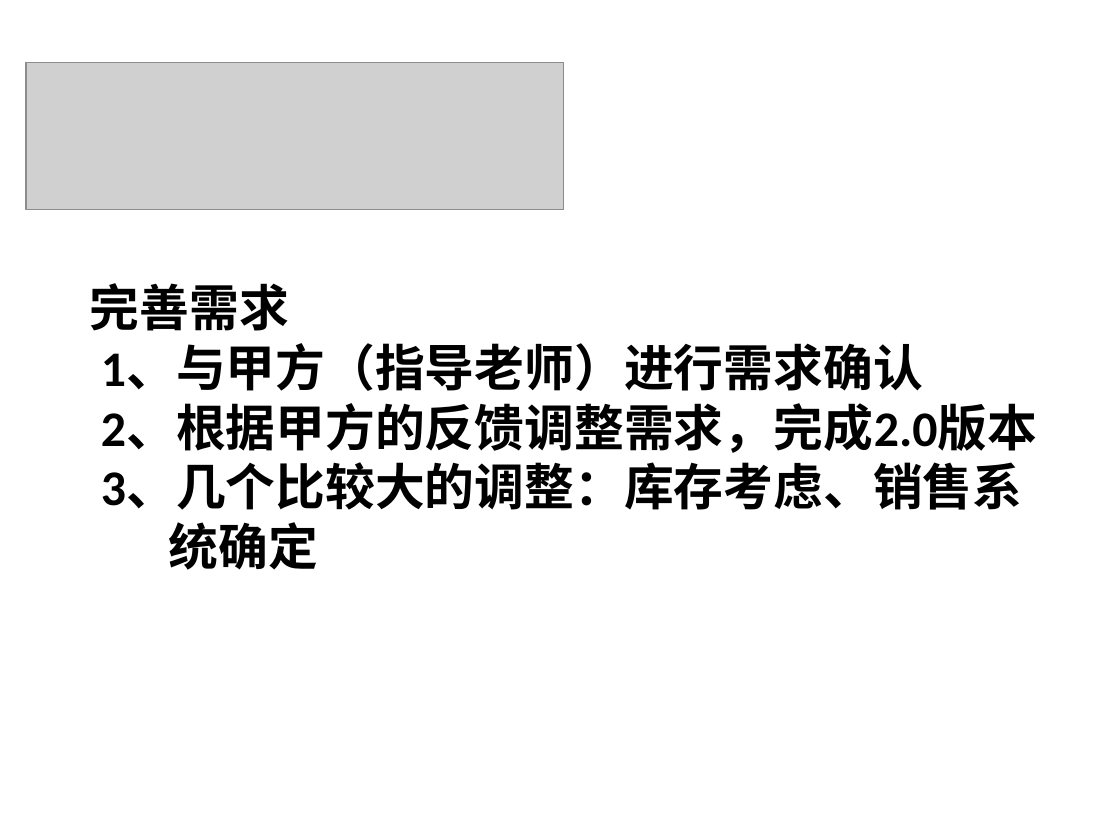
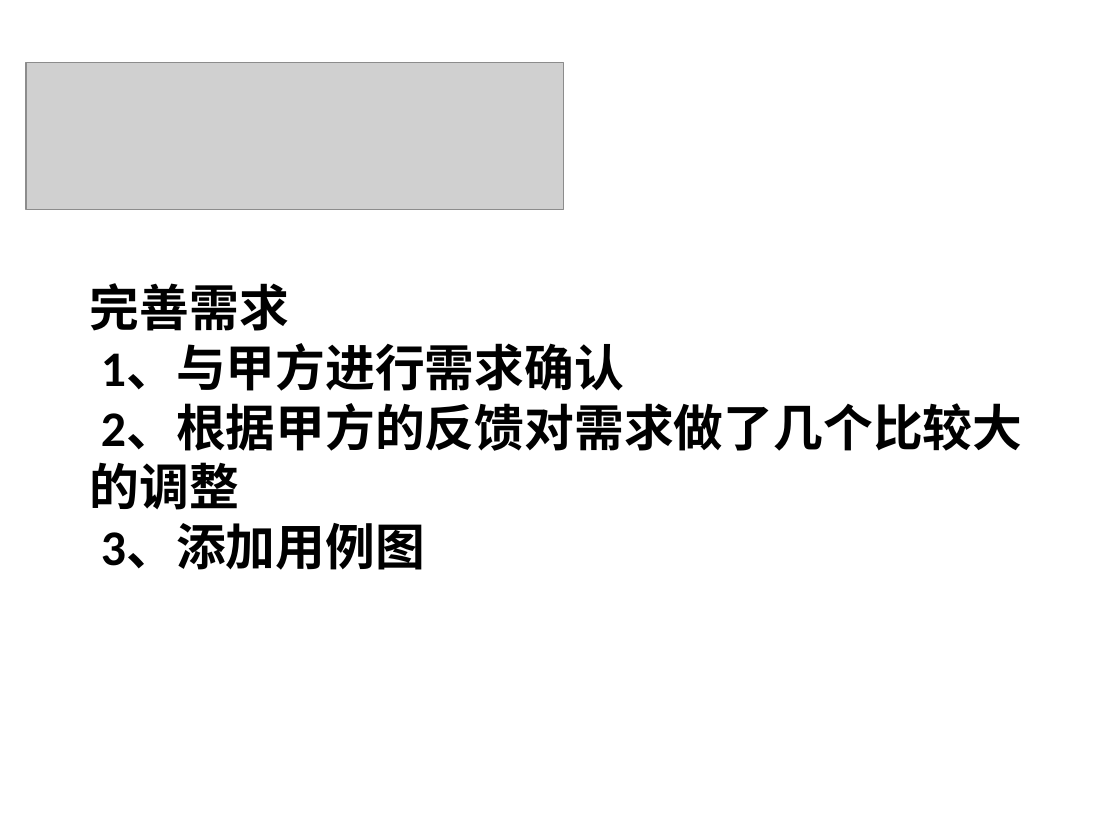
Before and after one commit to yaxing/sherry-forus, a slide deck: slide 2 of 项目相关文档/Sherry/项目监控/项目进展报告/项目报告_2009-10-21_Forus.ppt. Drawn at 1120x840 pixels with LibreOffice and Linux fonts; fonts in the diff are those of the drawing; grey boxes stand for pictures; background and template pictures are left out. Boxes give left, top, right and bottom in pixels: in the first picture for what was removed or moved away, otherwise in the second. Text is boxed around its words. In the diff, an @@ line names an element or a change of style, - is before the commit and + after.

```diff
--- a/项目相关文档/Sherry/项目监控/项目进展报告/项目报告_2009-10-21_Forus.ppt
+++ b/项目相关文档/Sherry/项目监控/项目进展报告/项目报告_2009-10-21_Forus.ppt
@@ text at bbox=[90, 345, 1023, 570]: text changed @@
-1、与甲方（指导老师）进行需求确认
-2、根据甲方的反馈调整需求，完成2.0版本
-3、几个比较大的调整：库存考虑、销售系
-统确定
+1、与甲方进行需求确认
+2、根据甲方的反馈对需求做了几个比较大 的调整
+3、添加用例图
```
Also in this commit, not shown: 2 slides added.
